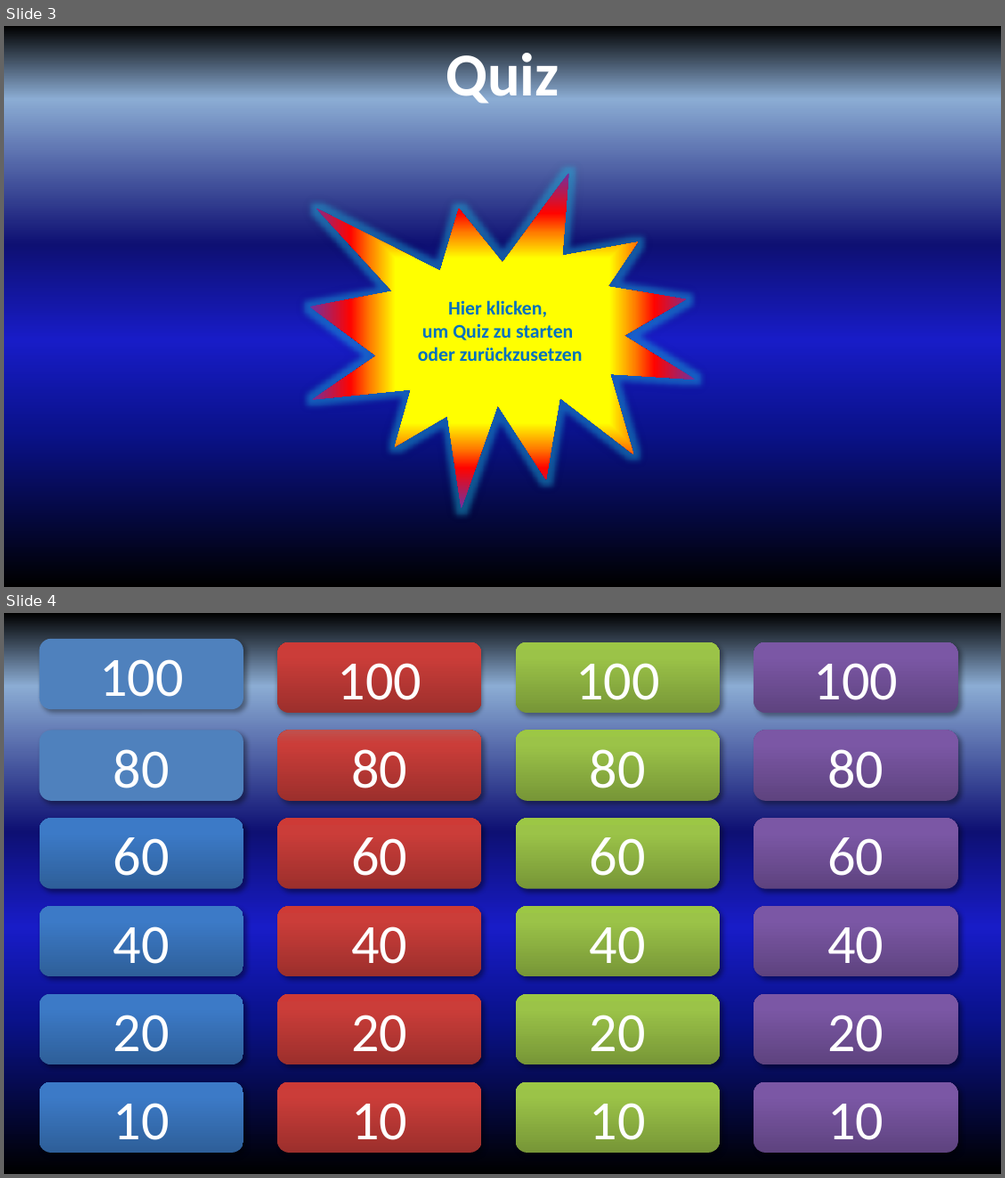
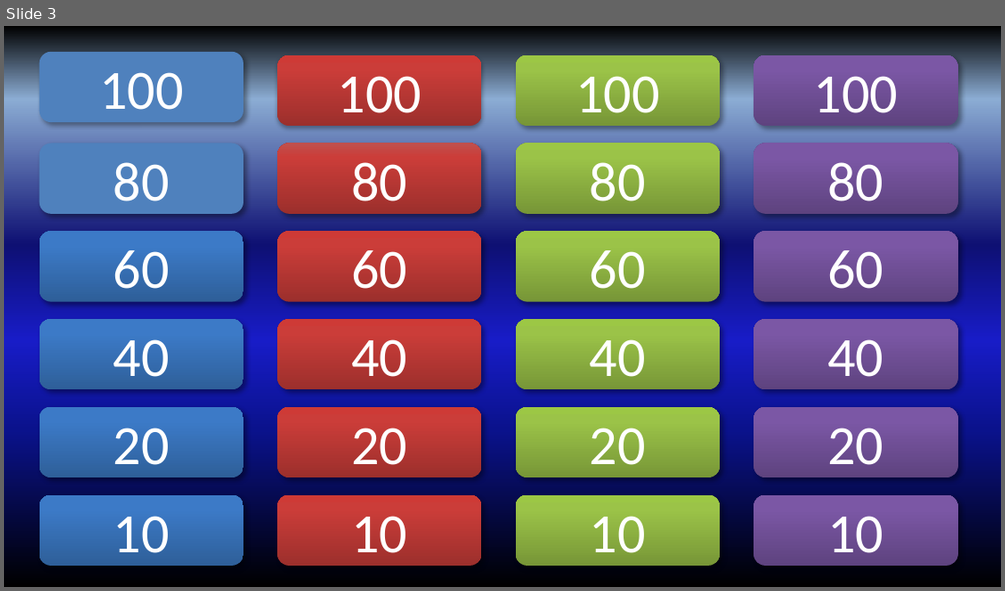
Before and after one commit to mailias/powerpoint_quiz, a slide deck: quiz.pptm. Shown one above the other, each under a label of ours: slides 3 and 4 before the commit, slide 3 after it. The pictures are 1005x1178 and 1005x591 pixels, drawn with LibreOffice and Linux fonts; fonts in the diff are those of the drawing. Boxes give left, top, right and bottom in pixels: in the first picture for what was removed or moved away, otherwise in the second. Text is boxed around its words. In the diff, an @@ line names an element or a change of style, - is before the commit and + after.

```diff
--- a/quiz.pptm
+++ b/quiz.pptm
@@ slide 3 removed at (4,26,1001,587), background gradient #000000 to #0A128C to #181CC7 to #0E1073 to #8BACD3 @@
@@ title removed at (445,45,559,103) @@
-Quiz
@@ irregular seal removed at (310,173,695,507) @@
-Hier klicken,
-um Quiz zu starten
-oder zurückzusetzen
@@ what was slide 4 is now slide 3 @@
```
Also in this commit, not shown: 2 slides changed, 1 slide added, 1 other slide removed, 1 other file.
